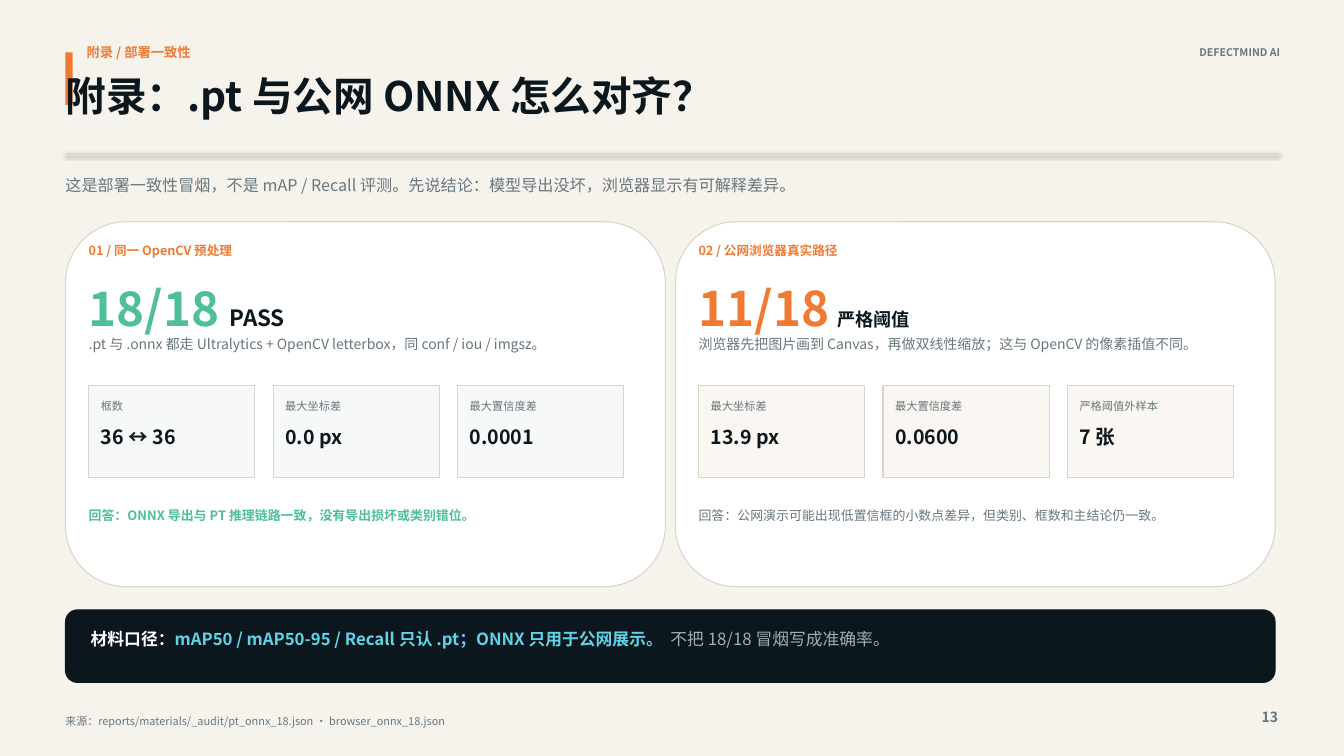
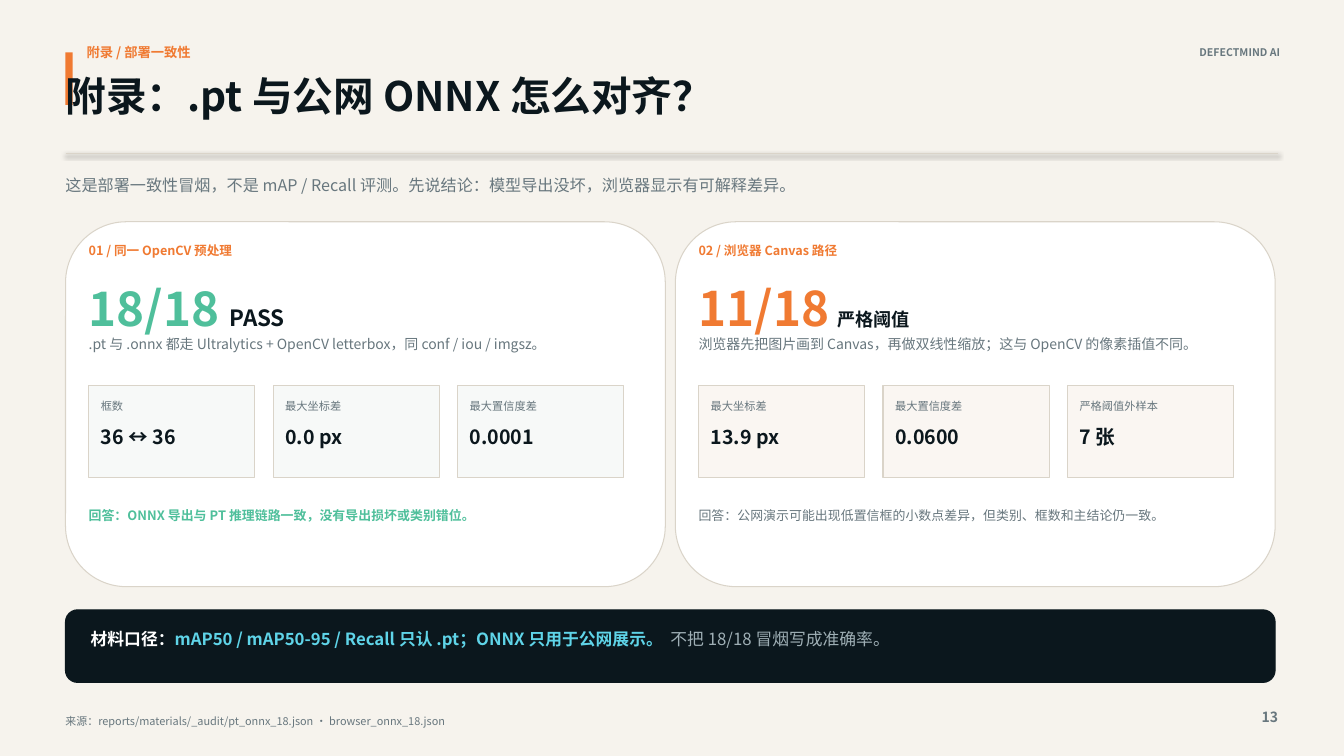
Before and after one commit to zzq10086/defectmind-ai-showcase, a slide deck: slide 13 of DefectMind_AI_答辩PPT.pptx. Drawn at 1344x756 pixels with LibreOffice and Linux fonts; fonts in the diff are those of the drawing. Boxes give left, top, right and bottom in pixels: in the first picture for what was removed or moved away, otherwise in the second. Text is boxed around its words. In the diff, an @@ line names an element or a change of style, - is before the commit and + after.

```diff
--- a/DefectMind_AI_答辩PPT.pptx
+++ b/DefectMind_AI_答辩PPT.pptx
@@ text at (x1=699, y1=242, x2=837, y2=259): text changed @@
-02 / 公网浏览器真实路径
+02 / 浏览器 Canvas 路径
```
Also in this commit, not shown: 3 other files.
